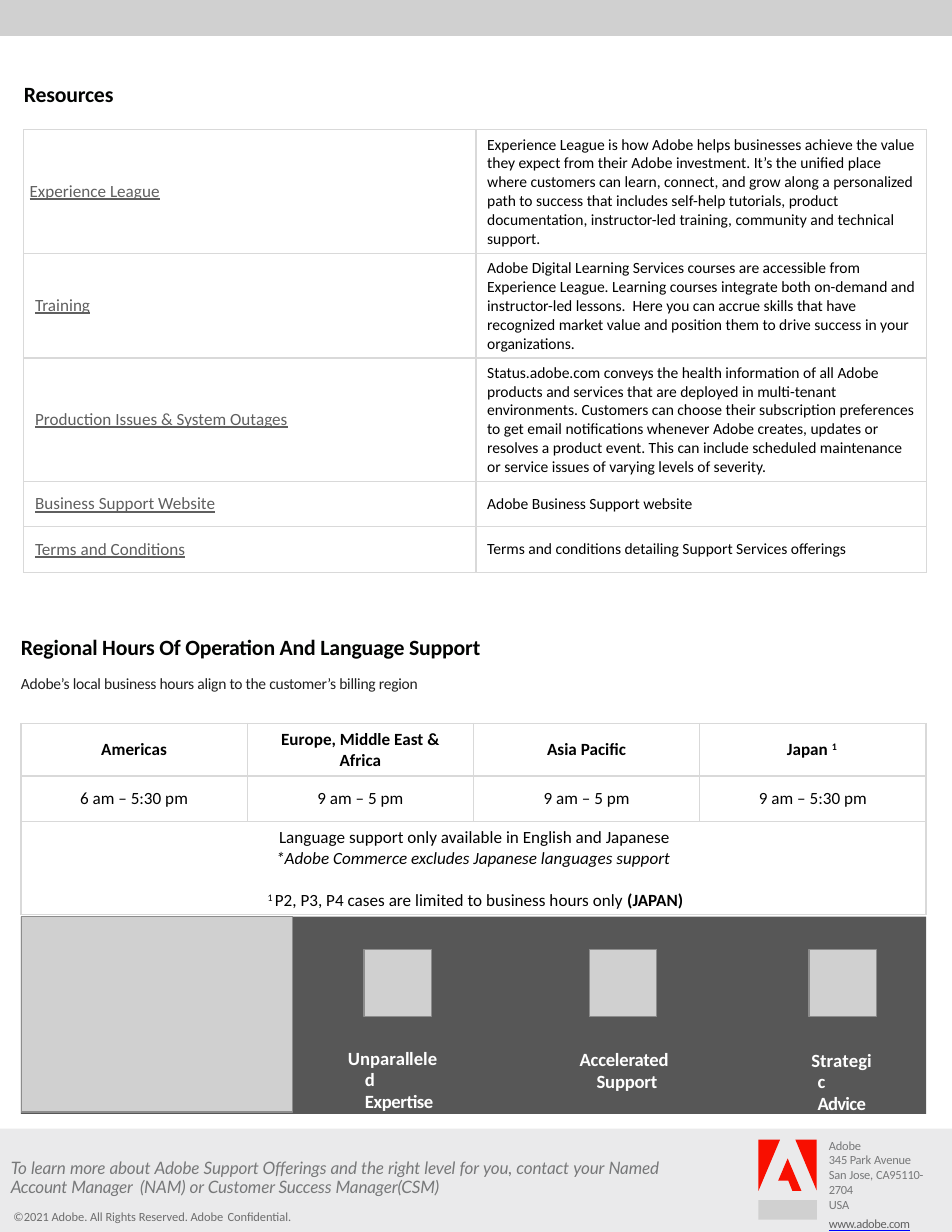
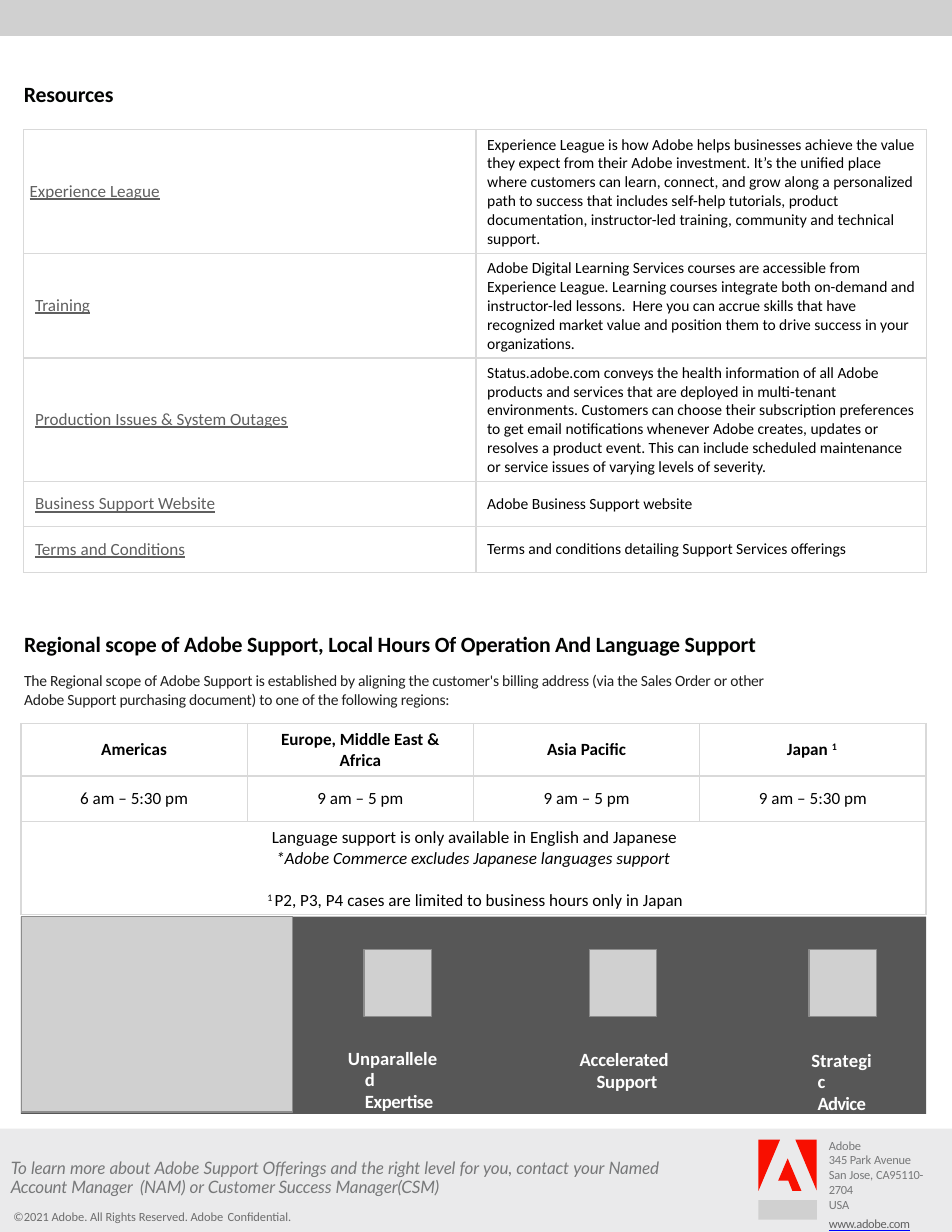
Before and after one commit to AdobeDocs/support-resources.pt-BR, a slide deck: slide 3 of help/data-sheets/assets/BusinessSupportDatasheet.pptx. Drawn at 952x1232 pixels with LibreOffice and Linux fonts; fonts in the diff are those of the drawing; grey boxes stand for pictures; background and template pictures are left out. Boxes give left, top, right and bottom in pixels: in the first picture for what was removed or moved away, otherwise in the second. Text is boxed around its words. In the diff, an @@ line names an element or a change of style, - is before the commit and + after.

Commit message:
Synced non localizable files from repo .

```diff
--- a/help/data-sheets/assets/BusinessSupportDatasheet.pptx
+++ b/help/data-sheets/assets/BusinessSupportDatasheet.pptx
@@ text at box(24, 636, 764, 708): text changed @@
-Regional Hours Of Operation And Language Support
-Adobe’s local business hours align to the customer’s billing region
+Regional scope of Adobe Support, Local Hours Of Operation And Language Support
+The Regional scope of Adobe Support is established by aligning the customer's billing address (via the Sales Order or other Adobe Support purchasing document) to one of the following regions:
@@ table at box(21, 724, 926, 913) @@
-row 3, column 1: Language support only available in English and Japanese / *Adobe Commerce excludes Japanese languages support / 1 P2, P3, P4 cases are limited to business hours only (JAPAN)
+row 3, column 1: Language support is only available in English and Japanese / *Adobe Commerce excludes Japanese languages support / 1 P2, P3, P4 cases are limited to business hours only in Japan
```
Also in this commit, not shown: 7 other files.
